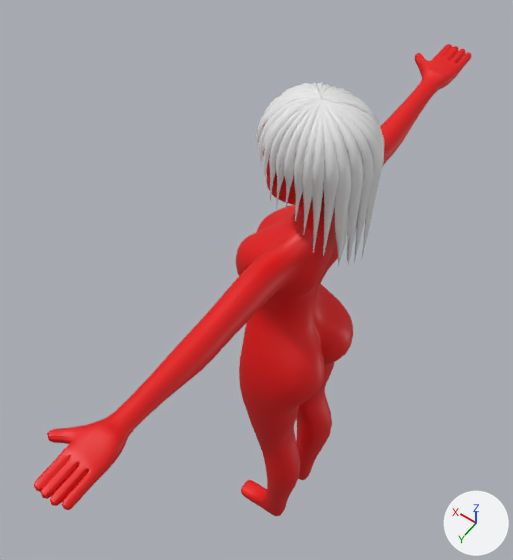
The glTF model android/assets/model/player/female.glb: old version first, new version second.
Camera for both pictures: a camera (50 mm lens) standing at (-0.468, 0.886, 2.548) and looking at (0.225, -0.084, 1.024). Arrows for +X, +Y and +Z are at lower right; the lights stay in place. Where no turn or scale is listed for an object, it has been applied to the vertices. Vertices at the same position are counted once.

Before the edit, the objects in view are built like this:
```python
me_nurbspath = bpy.data.meshes.new('NurbsPath')
me_nurbspath.from_pydata(...)  # 4216 vertices, 7474 faces; spans x -0.103..0.147, y -0.107..0.102, z 1.403..1.773
me_plane = bpy.data.meshes.new('Plane')
me_plane.from_pydata(...)  # 6498 vertices, 12940 faces; spans x -0.09..0.18, y -0.74..0.74, z 0.0..1.76
me_plane.materials.append(mat_material)
ob_genedhairmesh = bpy.data.objects.new('GenedHairMesh', me_nurbspath)
ob_genedhairmesh.location = (0.0, 0.0, 0.0)
ob_plane = bpy.data.objects.new('Plane', me_plane)
ob_plane.location = (0.0, 0.0, 0.0)
```
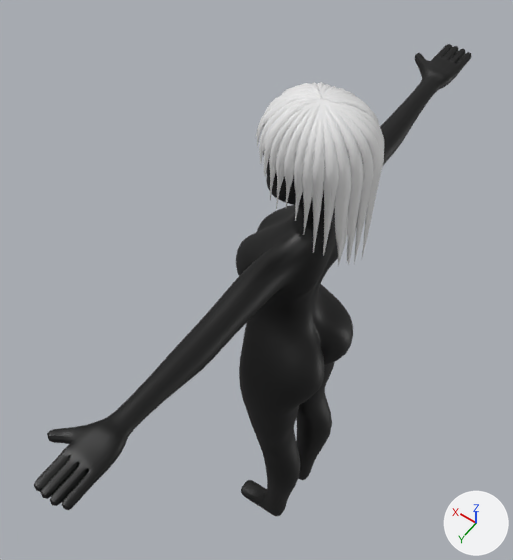
Location of each change, [x1, y1, x2, y2] in pixels of the pictures (513 x 560 px):
part 1 of me_plane, recoloured (red to black): [34, 44, 472, 516] in both

What changed in the scene script:
```text
Change me_plane:
    where me_plane.from_pydata(...)  # 6498 vertices, 12940 faces; spans x -0.09..0.18, y -0.74..0.74, z 0.0..1.76
    used by ob_plane; location = (0.0, 0.0, 0.0)
    me_plane part 1: 12940 faces centred in x -0.09..0.18, y -0.74..0.74, z 0.0..1.76 are repainted in the vertex colours; the middle colour goes from red #ff0000 to black #000000
```
